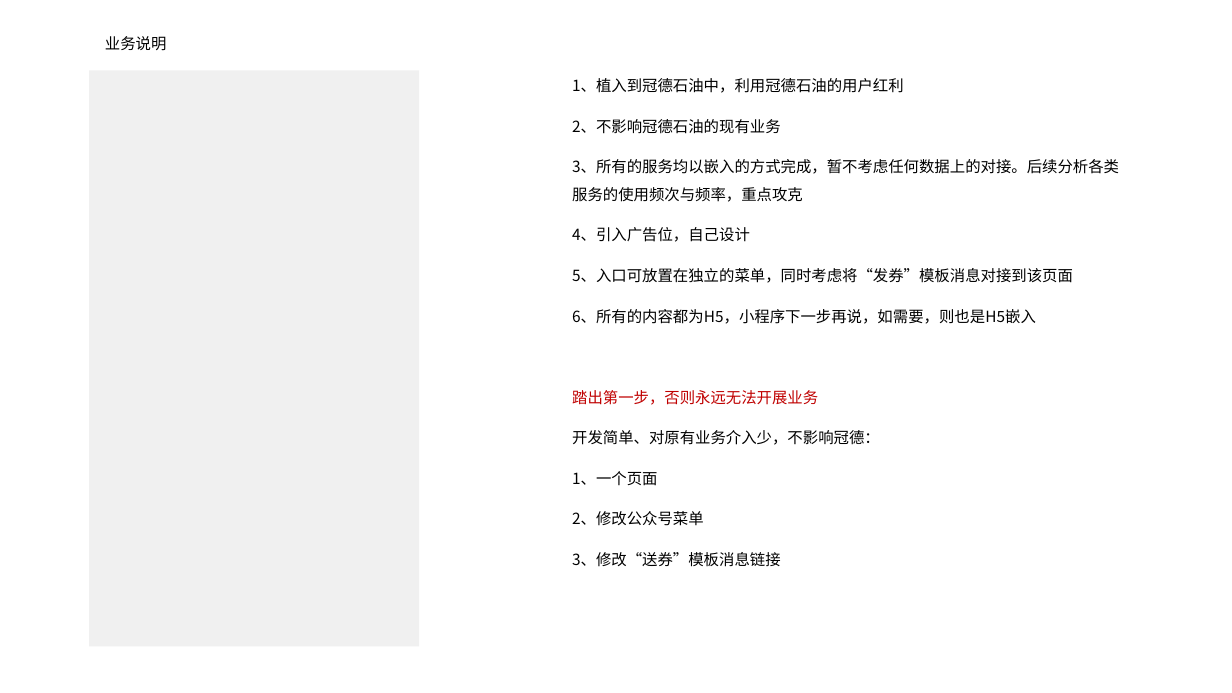
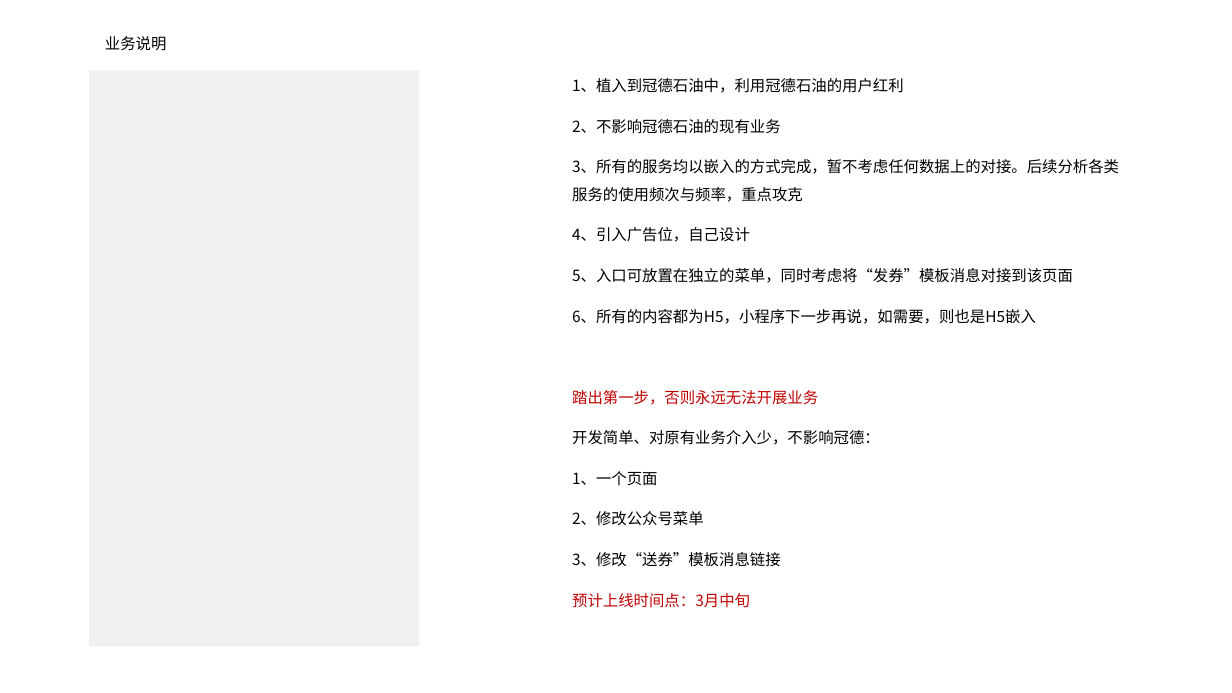
Before and after one commit to nixiaobing/kindpetro, a slide deck: slide 1 of product/冠德石油+/优惠生活/优惠生活的构想.pptx. Drawn at 1232x693 pixels with LibreOffice and Linux fonts; fonts in the diff are those of the drawing; background and template pictures are left out. Boxes give left, top, right and bottom in pixels: in the first picture for what was removed or moved away, otherwise in the second. Text is boxed around its words. In the diff, an @@ line names an element or a change of style, - is before the commit and + after.

```diff
--- a/product/冠德石油+/优惠生活/优惠生活的构想.pptx
+++ b/product/冠德石油+/优惠生活/优惠生活的构想.pptx
@@ text at (x1=572, y1=593, x2=750, y2=608): paragraph added @@
+预计上线时间点：3月中旬
```
Also in this commit, not shown: 5 other slides changed.
